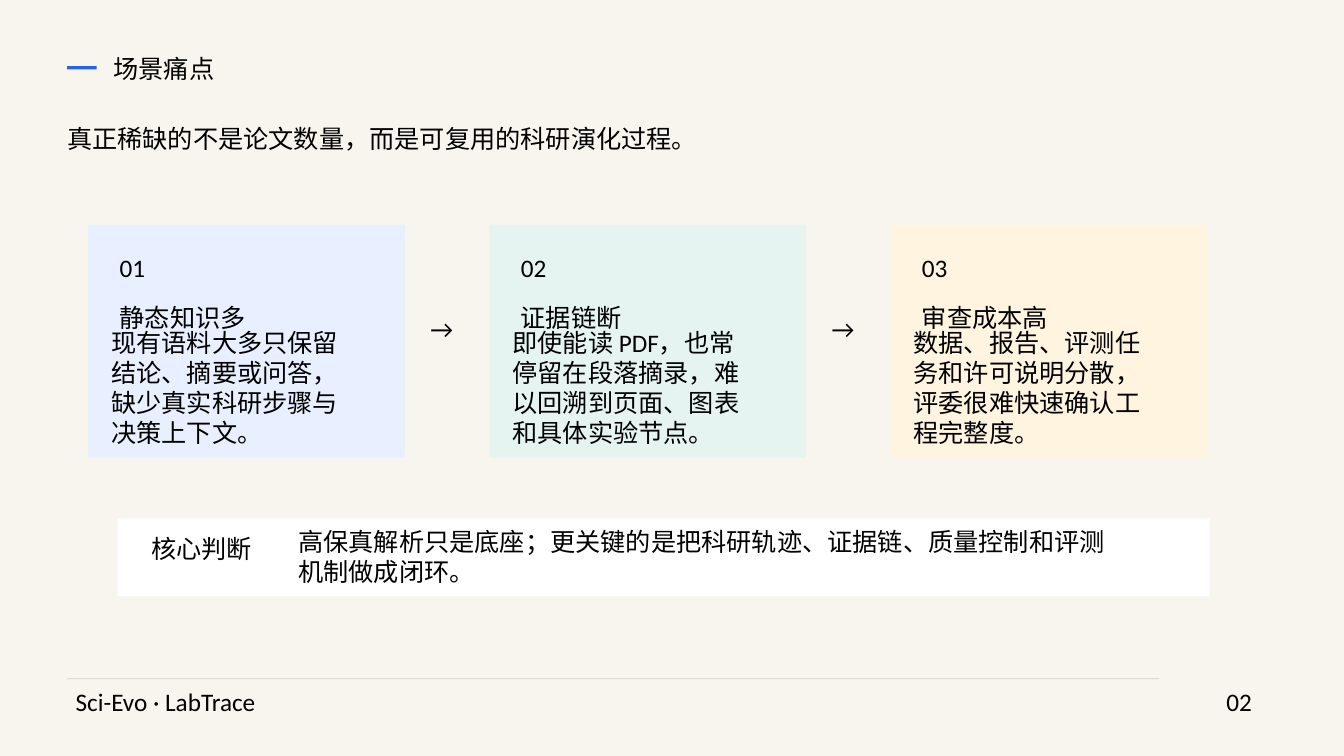
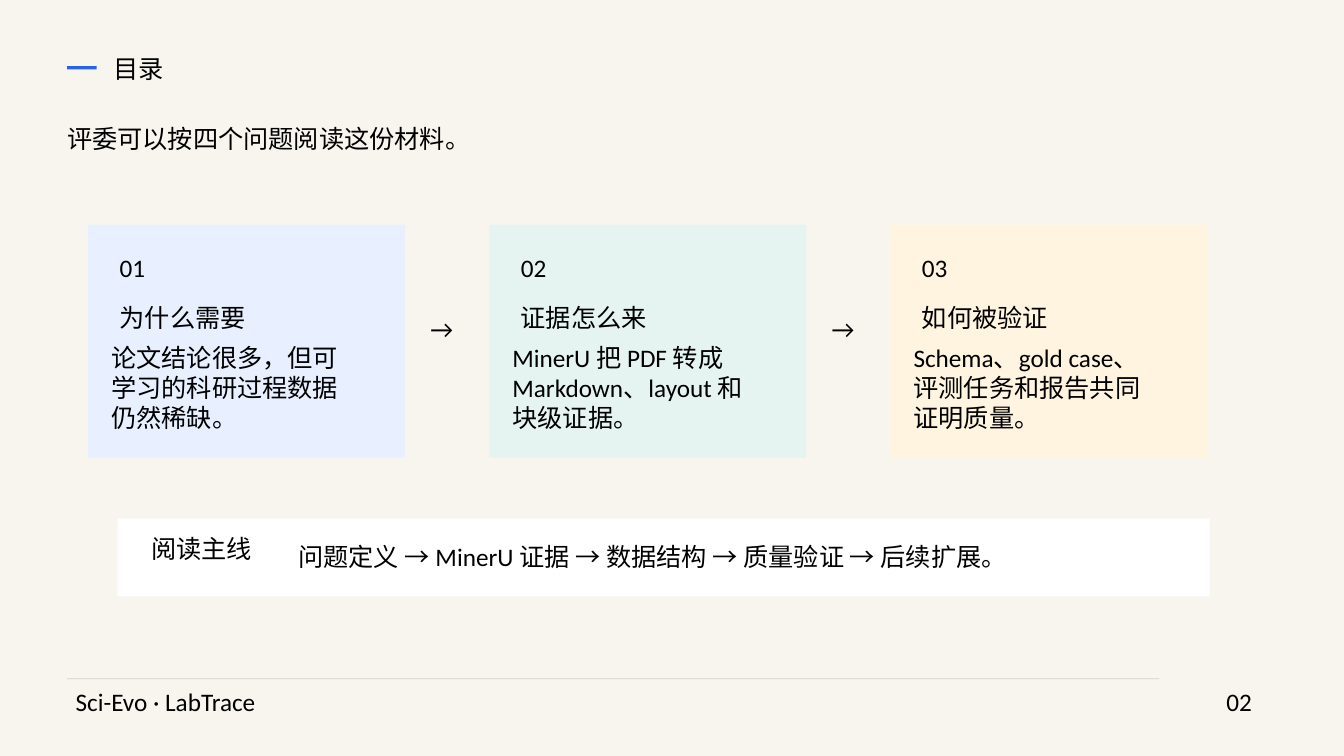
Before and after one commit to medisean/Sci-Evo-LabTrace, a slide deck: slide 2 of outputs/submission_pack/deliverables/scievo_labtrace_overview.pptx. Drawn at 1344x756 pixels with LibreOffice and Linux fonts; fonts in the diff are those of the drawing. Boxes give left, top, right and bottom in pixels: in the first picture for what was removed or moved away, otherwise in the second. Text is boxed around its words. In the diff, an @@ line names an element or a change of style, - is before the commit and + after.

```diff
--- a/outputs/submission_pack/deliverables/scievo_labtrace_overview.pptx
+++ b/outputs/submission_pack/deliverables/scievo_labtrace_overview.pptx
@@ text at box(113, 58, 163, 80): text changed @@
-场景痛点
+目录
@@ text at box(67, 126, 470, 150): text changed @@
-真正稀缺的不是论文数量，而是可复用的科研演化过程。
+评委可以按四个问题阅读这份材料。
@@ text at box(120, 306, 246, 329): text changed @@
-静态知识多
+为什么需要
@@ text at box(521, 305, 647, 329): text changed @@
-证据链断
+证据怎么来
@@ text at box(922, 306, 1048, 329): text changed @@
-审查成本高
+如何被验证
@@ text at box(111, 345, 338, 429): text changed @@
-现有语料大多只保留结论、摘要或问答，缺少真实科研步骤与决策上下文。
+论文结论很多，但可学习的科研过程数据仍然稀缺。
@@ text at box(512, 345, 743, 429): text changed @@
-即使能读 PDF，也常停留在段落摘录，难以回溯到页面、图表和具体实验节点。
+MinerU 把 PDF 转成 Markdown、layout 和块级证据。
@@ text at box(914, 349, 1141, 429): text changed @@
-数据、报告、评测任务和许可说明分散，评委很难快速确认工程完整度。
+Schema、gold case、评测任务和报告共同证明质量。
@@ text at box(151, 536, 252, 560): text changed @@
-核心判断
+阅读主线
@@ text at box(298, 544, 1007, 568): text changed @@
-高保真解析只是底座；更关键的是把科研轨迹、证据链、质量控制和评测机制做成闭环。
+问题定义 → MinerU 证据 → 数据结构 → 质量验证 → 后续扩展。
```
Also in this commit, not shown: 9 other slides changed, 1 other file.
